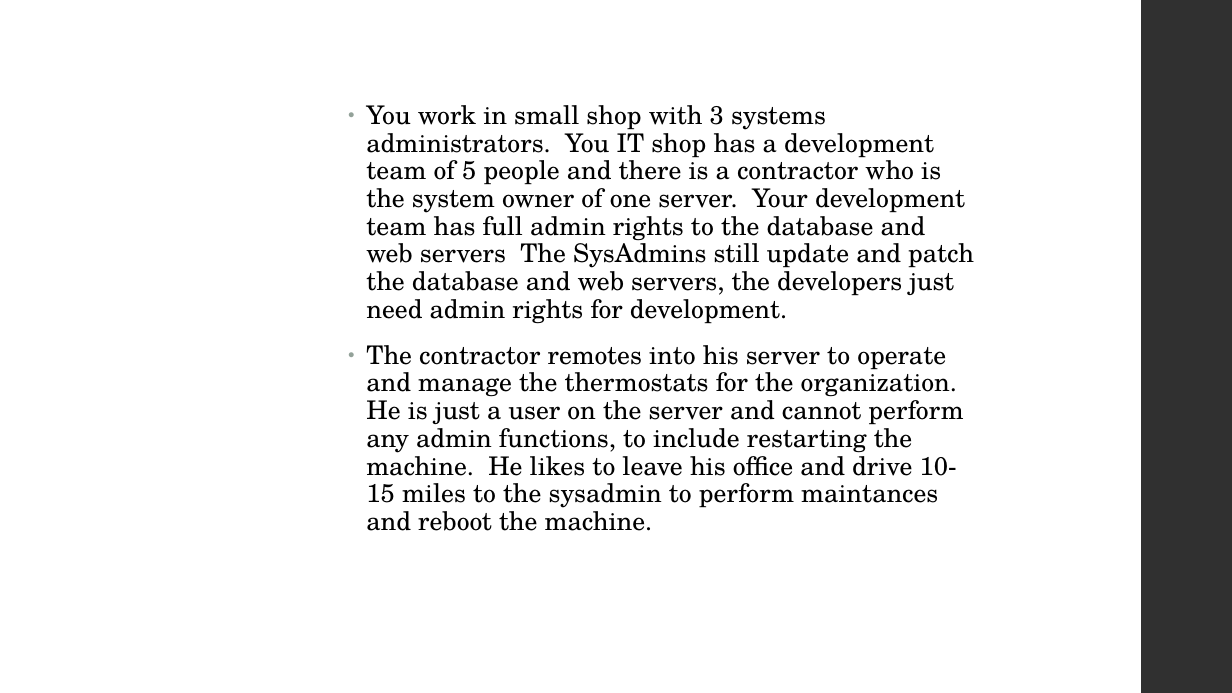
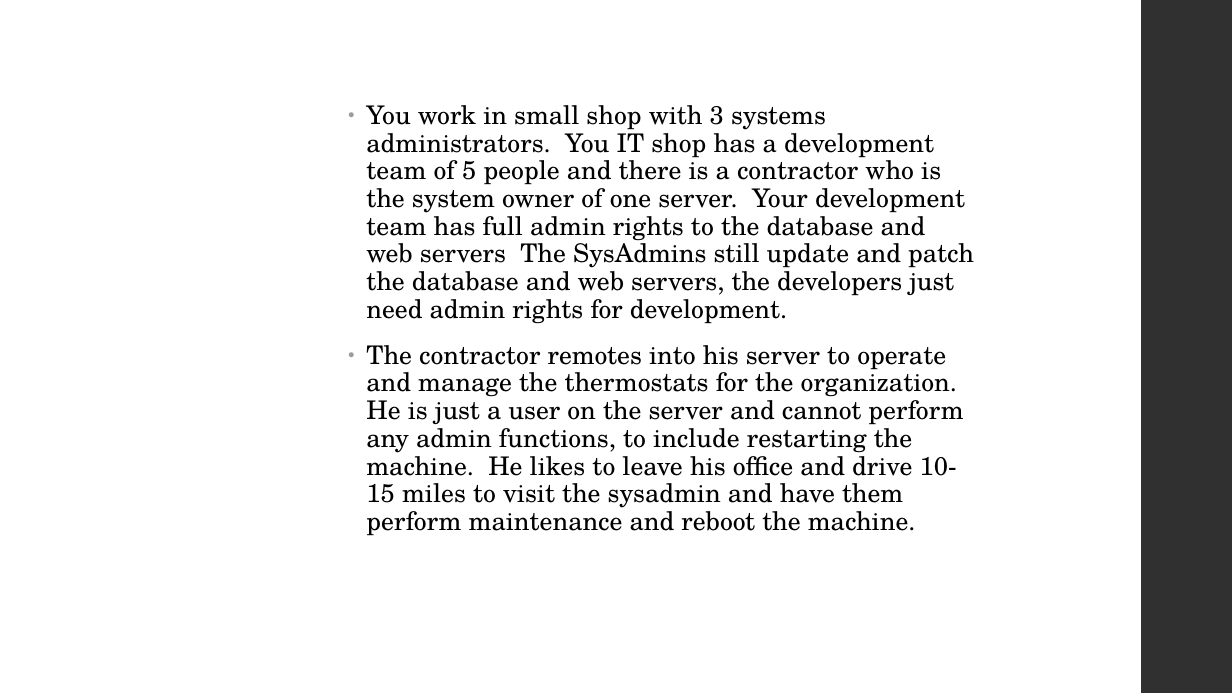
Before and after one commit to P0w3rChi3f/JEA-Just-Enough-Admin, a slide deck: slide 5 of Docs/PowerShell JEA.pptx. Drawn at 1232x693 pixels with LibreOffice and Linux fonts; fonts in the diff are those of the drawing. Boxes give left, top, right and bottom in pixels: in the first picture for what was removed or moved away, otherwise in the second. Text is boxed around its words. In the diff, an @@ line names an element or a change of style, - is before the commit and + after.

```diff
--- a/Docs/PowerShell JEA.pptx
+++ b/Docs/PowerShell JEA.pptx
@@ text at [366,345,963,536]: text changed @@
-● The contractor remotes into his server to operate and manage the thermostats for the organization. He is just a user on the server and cannot perform any admin functions, to include restarting the machine. He likes to leave his office and drive 10-15 miles to the sysadmin to perform maintances and reboot the machine.
+● The contractor remotes into his server to operate and manage the thermostats for the organization. He is just a user on the server and cannot perform any admin functions, to include restarting the machine. He likes to leave his office and drive 10-15 miles to visit the sysadmin and have them perform maintenance and reboot the machine.
```
Also in this commit, not shown: 1 other slide changed, 2 other files.
